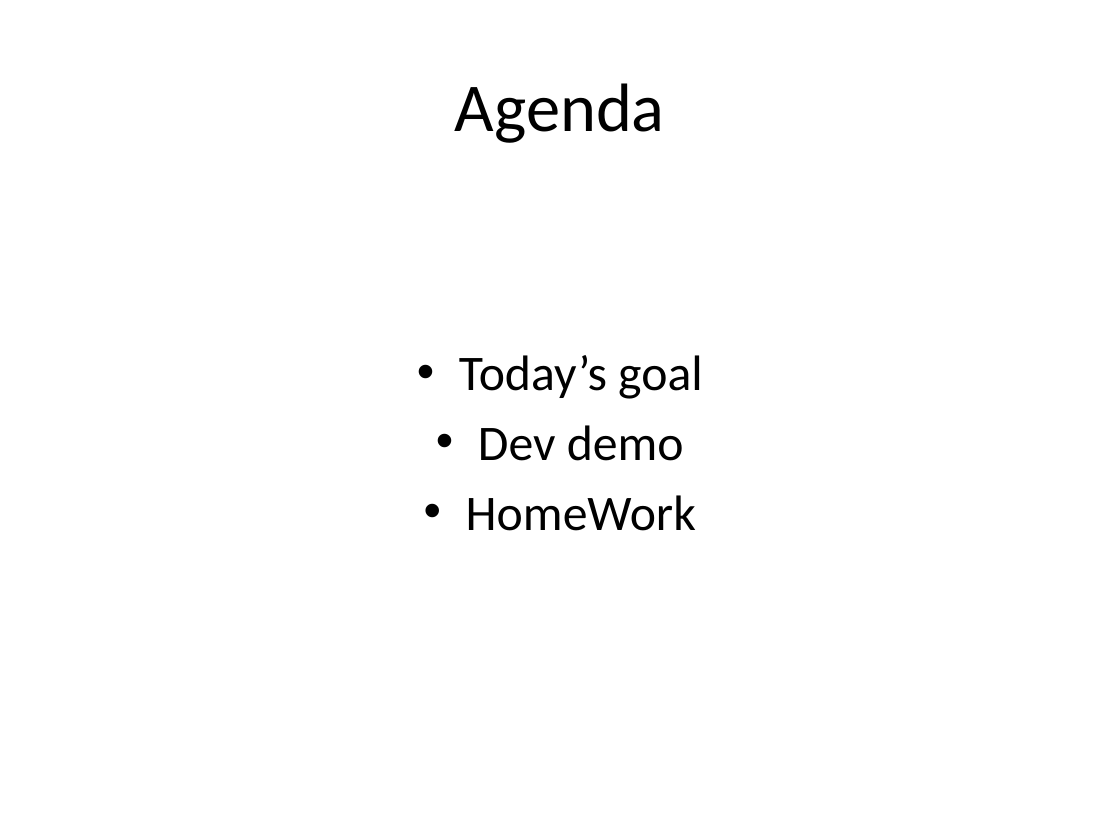
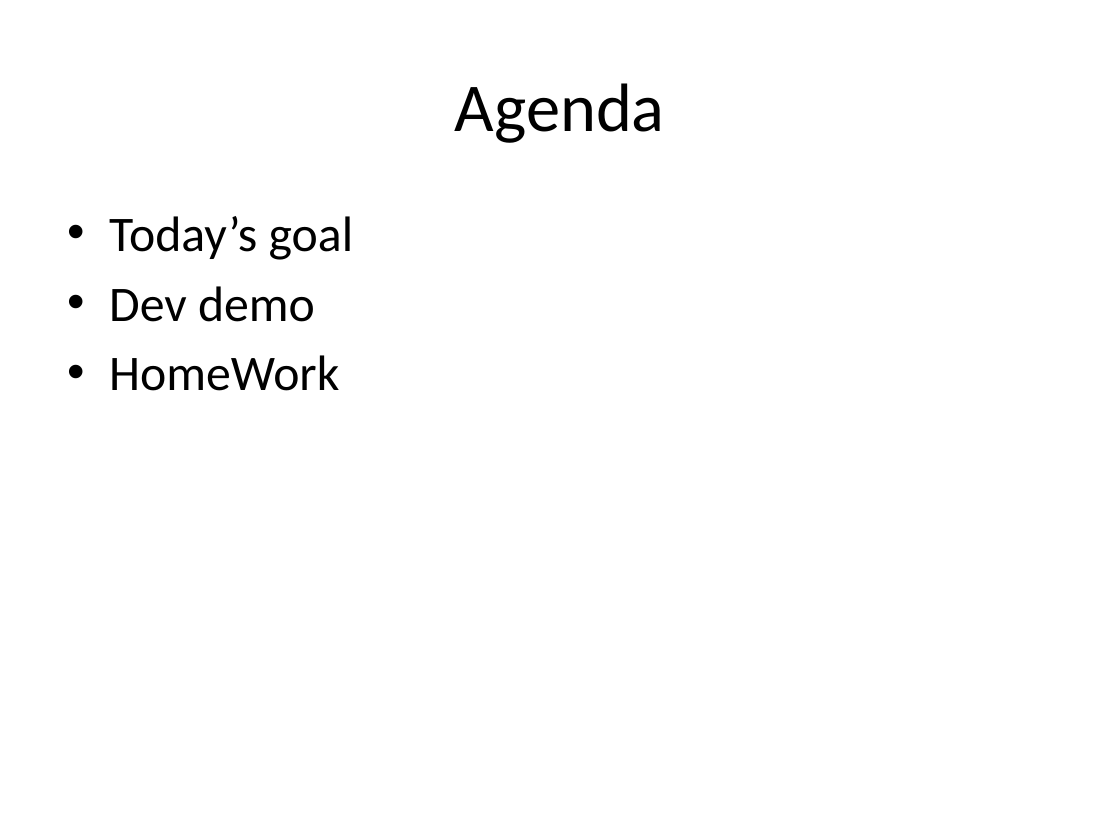
Before and after one commit to wrasdf/ddd-workshop, a slide deck: slide 2 of day-2/ddd-2.pptx. Drawn at 1120x840 pixels with LibreOffice and Linux fonts; fonts in the diff are those of the drawing. Boxes give left, top, right and bottom in pixels: in the first picture for what was removed or moved away, otherwise in the second. Text is boxed around its words. In the diff, an @@ line names an element or a change of style, - is before the commit and + after.

```diff
--- a/day-2/ddd-2.pptx
+++ b/day-2/ddd-2.pptx
@@ text "Today’s goal" at box(109, 216, 354, 391): alignment centre to left @@
```
Also in this commit, not shown: 4 other slides changed, 1 slide removed, 5 other files.
